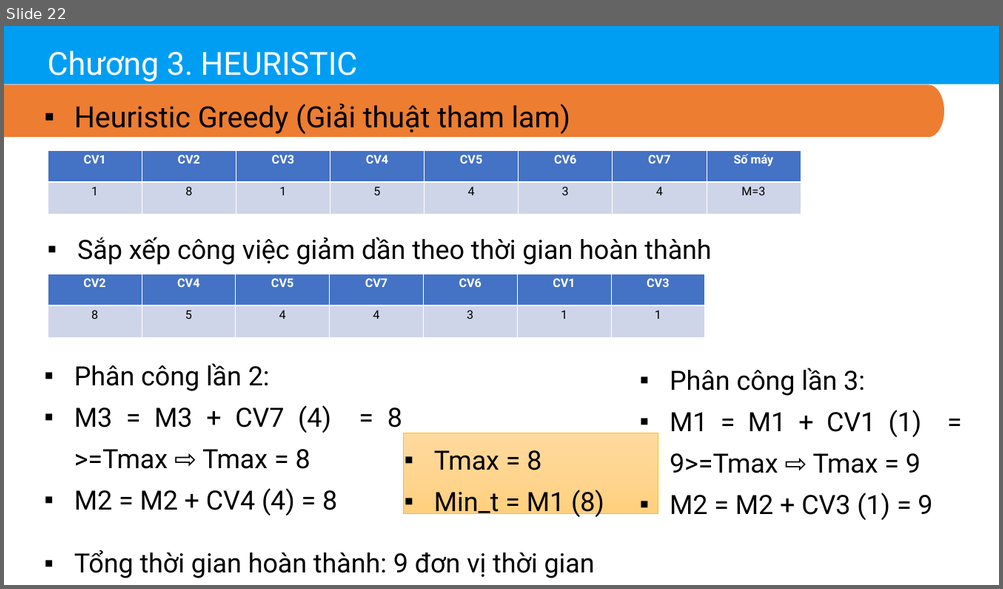
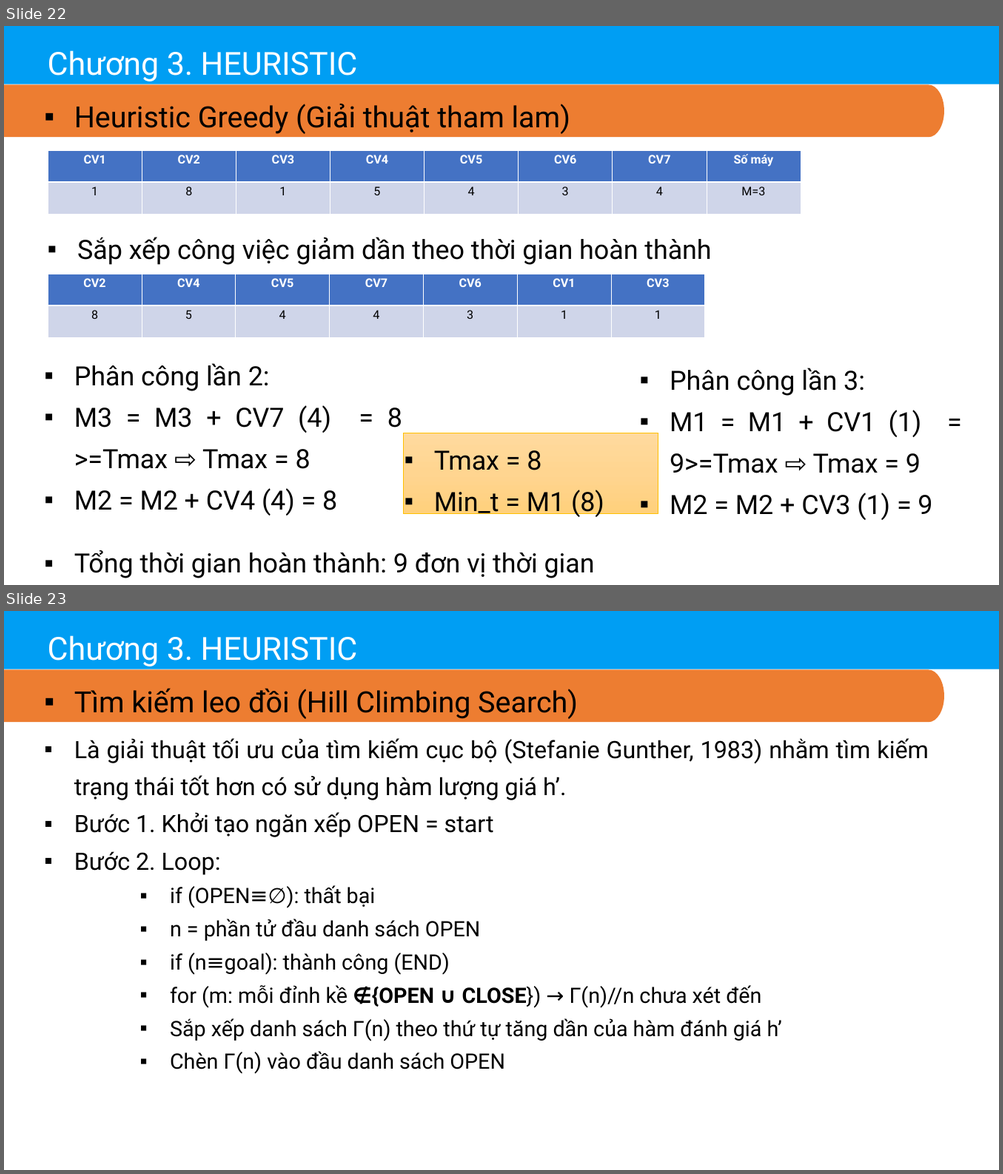
Before and after one commit to thinhdoanvu/AI, a slide deck: Slides/Chuong3_Heutistic.pptx. Shown one above the other, each under a label of ours: slide 22 before the commit, slides 22 and 23 after it. The pictures are 1003x589 and 1003x1174 pixels, drawn with LibreOffice and Linux fonts; fonts in the diff are those of the drawing. Boxes give left, top, right and bottom in pixels: in the first picture for what was removed or moved away, otherwise in the second. Text is boxed around its words. In the diff, an @@ line names an element or a change of style, - is before the commit and + after.

```diff
--- a/Slides/Chuong3_Heutistic.pptx
+++ b/Slides/Chuong3_Heutistic.pptx
@@ slide 23 added at (4,611,999,1170), background #FFFFFF @@
@@ freeform shape added at (4,611,999,669), fill #009EF3 @@
@@ text added at (48,635,358,667), 48 pt, text #FFFFFF @@
+Chương 3. HEURISTIC
@@ freeform shape added at (4,670,944,722), fill #ED7D31 @@
@@ text added at (74,688,578,719), 44 pt, text #000000 @@
+▪ Tìm kiếm leo đồi (Hill Climbing Search)
@@ text added at (74,738,928,1074), 32 pt, text #000000 @@
+▪ Là giải thuật tối ưu của tìm kiếm cục bộ (Stefanie Gunther, 1983) nhằm tìm kiếm trạng thái tốt hơn có sử dụng hàm lượng giá h’.
+▪ Bước 1. Khởi tạo ngăn xếp OPEN = start
+▪ Bước 2. Loop:
+        ▪ if (OPEN≡∅): thất bại
+        ▪ n = phần tử đầu danh sách OPEN
+        ▪ if (n≡goal): thành công (END)
+        ▪ for (m: mỗi đỉnh kề ∉{OPEN ∪ CLOSE}) → Γ(n)//n chưa xét đến
+        ▪ Sắp xếp danh sách Γ(n) theo thứ tự tăng dần của hàm đánh giá h’
+        ▪ Chèn Γ(n) vào đầu danh sách OPEN
```
Also in this commit, not shown: 6 other slides added, 3 other files.
